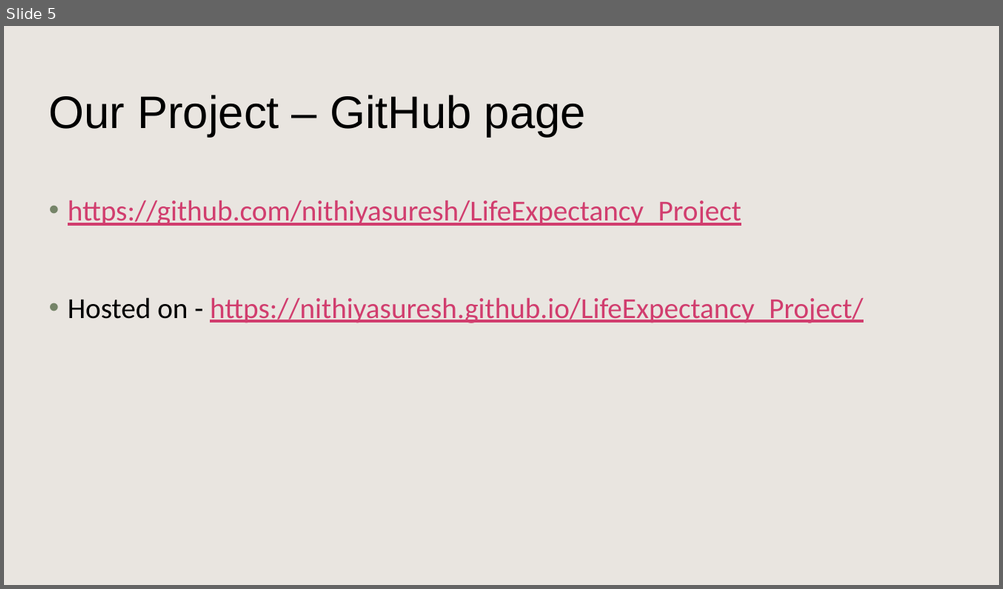
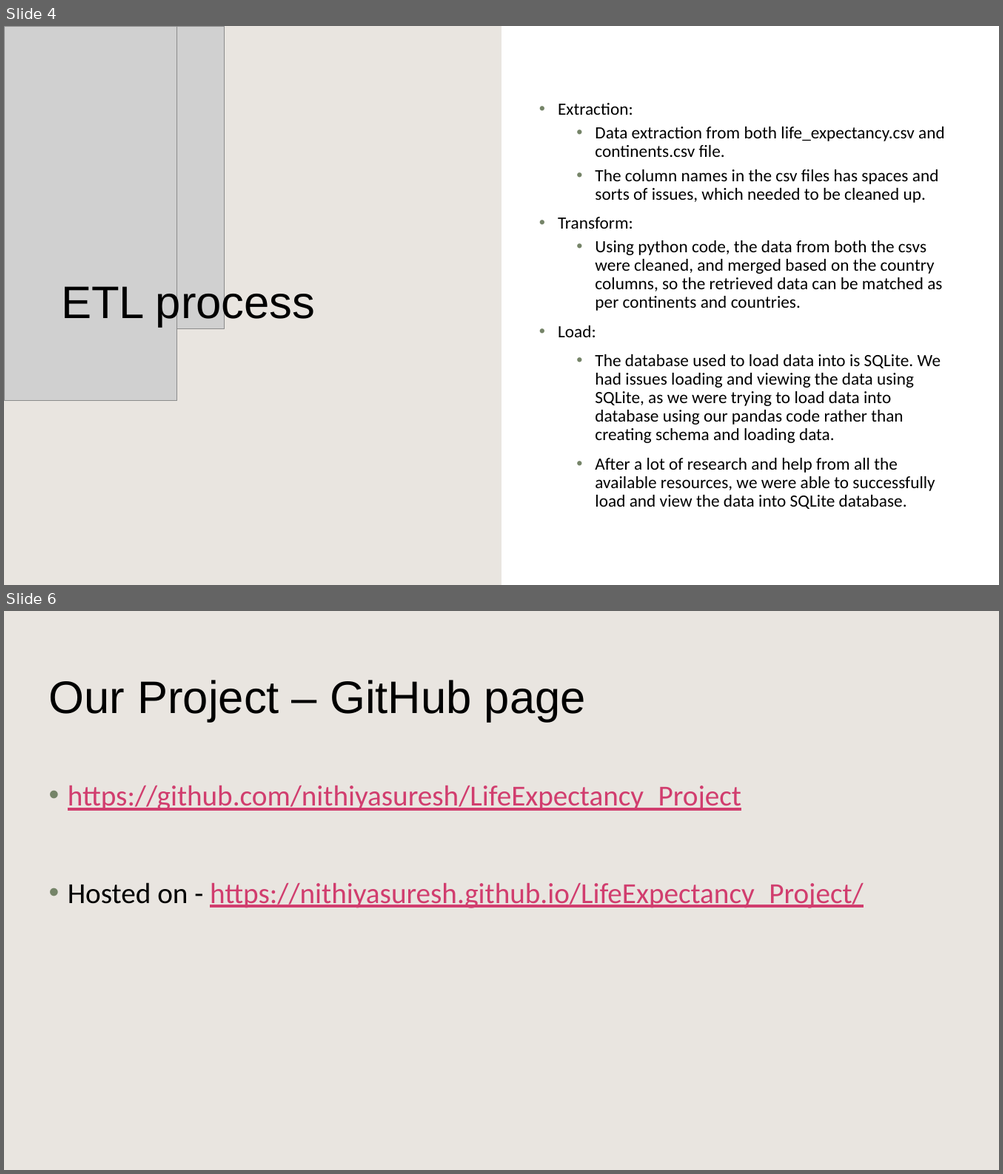
Before and after one commit to nithiyasuresh/LifeExpectancy_Project, a slide deck: Proposal Presentation/Life Expectancy presentation.pptx. Shown one above the other, each under a label of ours: slide 5 before the commit, slides 4 and 6 after it; the slides between them are not shown. The pictures are 1003x589 and 1003x1174 pixels, drawn with LibreOffice and Linux fonts; fonts in the diff are those of the drawing; grey boxes stand for pictures; background and template pictures are left out. Boxes give left, top, right and bottom in pixels: in the first picture for what was removed or moved away, otherwise in the second. Text is boxed around its words. In the diff, an @@ line names an element or a change of style, - is before the commit and + after.

```diff
--- a/Proposal Presentation/Life Expectancy presentation.pptx
+++ b/Proposal Presentation/Life Expectancy presentation.pptx
@@ slide 4 added at <box>4,26,999,585</box>, background picture (left out) @@
@@ rectangle added at <box>4,26,999,585</box>, fill #FFFFFF @@
@@ rectangle added at <box>4,26,502,585</box>, fill #E0DAD4 at 70% opacity @@
@@ picture added at <box>4,26,224,329</box> @@
@@ picture added at <box>4,26,177,401</box> @@
@@ text added at <box>558,103,945,509</box>, 16.6 pt, text #000000 @@
+• Extraction:
+  • Data extraction from both life_expectancy.csv and continents.csv file.
+  • The column names in the csv files has spaces and sorts of issues, which needed to be cleaned up.
+  • Transform:
+  • Using python code, the data from both the csvs were cleaned, and merged based on the country columns, so the retrieved data can be matched as per continents and countries.
+  • Load:
+    • The database used to load data into is SQLite. We had issues loading and viewing the data using SQLite, as we were trying to load data into database using our pandas code rather than creating schema and loading data.
+    • After a lot of research and help from all the available resources, we were able to successfully load and view the data into SQLite database.
@@ title added at <box>61,282,316,327</box>, 44 pt, text #000000 @@
+ETL process
@@ what was slide 5 is now slide 6 @@
```
Also in this commit, not shown: 1 slide changed, 1 other slide added, 1 slide removed.
